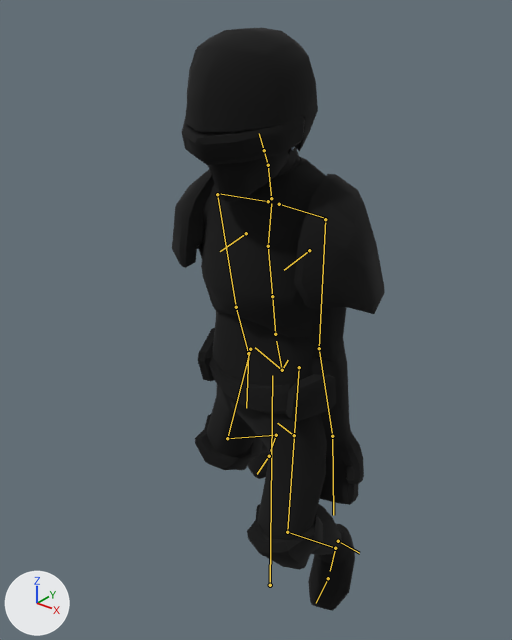
The glTF model public/models/star-trooper.glb as it was, and as the next commit left it.
The view is the same before and after, from a 50 mm camera at (1.143, -1.511, 1.982) aimed at (-0.139, 0.091, 0.989). Every picture has the same lights, and +X, +Y and +Z are marked at lower left. The first picture is the older version. Both versions are drawn at frame 1 of the action 'Death'; the numbers are the values there. The bones that bend it are drawn over the model as lines.
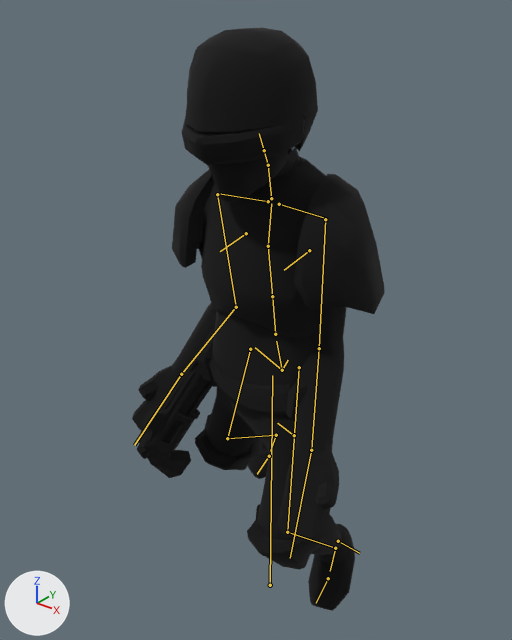
ob_fistr is not drawn itself; it is the parent of ob_object_44, ob_object_45, ob_object_46, ob_object_47.

Edits to the scene script, one JSON object a line:
```json
{"block": "bone_forearm_l_4", "where": "bone_forearm_l_4 = bpy.data.objects['GLTF_created_0'].pose.bones['forearm.L_4']  # child of 'upper_arm.L_5'"}
{"op": "set", "path": "bone_forearm_l_4.rotation_quaternion", "old": "(0.94, -0.342, 0.0, 0.0)", "new": "(1.0, 0.0, 0.0, 0.0)", "note": "degrees (-40, 0, 0) -> degrees (0, 0, 0)"}
{"block": "bone_forearm_r_8", "where": "bone_forearm_r_8 = bpy.data.objects['GLTF_created_0'].pose.bones['forearm.R_8']  # child of 'upper_arm.R_9'"}
{"op": "set", "path": "bone_forearm_r_8.rotation_quaternion", "old": "(0.866, -0.5, 0.0, 0.0)", "new": "(1.0, 0.0, 0.0, 0.0)", "note": "degrees (-60, 0, 0) -> degrees (0, 0, 0)"}
{"block": "bone_hand_r_7", "where": "bone_hand_r_7 = bpy.data.objects['GLTF_created_0'].pose.bones['hand.R_7']  # child of 'forearm.R_8'"}
{"op": "set", "path": "bone_hand_r_7.rotation_quaternion", "old": "(0.991, 0.131, 0.0, 0.0)", "new": "(1.0, 0.0, 0.0, 0.0)", "note": "degrees (15, 0, 0) -> degrees (0, 0, 0)"}
```

Boxes (x1, y1, x2, y2) around the edits, measured in the pictures (512 x 640 px):
```json
{"object": "Object_13", "change": "posed", "before": [172, 28, 385, 611], "after": [132, 28, 385, 611], "on screen": "19% wider"}
{"object": "Object_47", "change": "posed", "after": [137, 353, 218, 478], "on screen": "not visible before"}
{"bone": "forearm.L_4", "before": "(319, 348) to (332, 436)", "after": "(319, 348) to (311, 450)"}
{"bone": "forearm.R_8", "before": "(236, 307) to (248, 353)", "after": "(236, 307) to (181, 374)"}
{"bone": "hand.R_7", "before": "(248, 353) to (246, 408)", "after": "(181, 374) to (134, 445)"}
```
